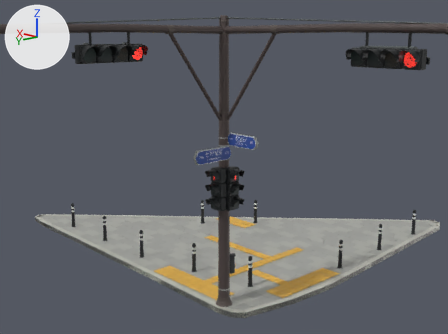
Renders of the Blender file assets/models/goter-crossing/signals.blend from each side of a commit.
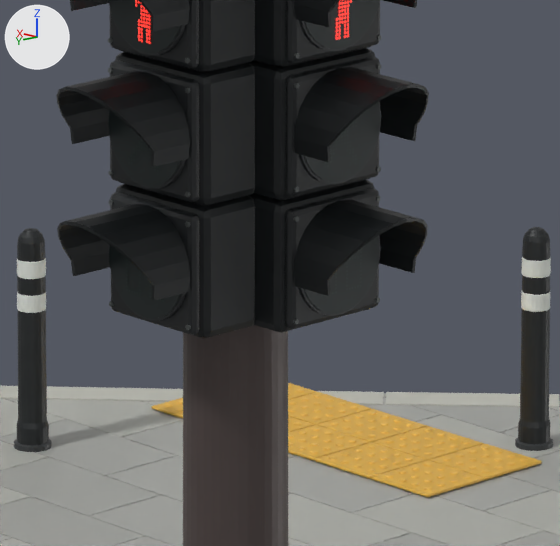
There are two pictures of each version: one from a camera (50 mm lens) standing at (-10.6, 9.91, 6.71) and looking at (-0.06, 0.06, 3.53), one close up on the part from 44% to 58% of the width and 53% to 70% of the height. The lights are fixed; the arrows at upper left show +X, +Y and +Z. The first two pictures are the older version.

In view in the first close-up: '갈색 신호주와 기단 링', '둥근 화강석 연석과 보도 포장', '보행 그림의 점광원과 숫자면', '보행 그림의 점광원과 숫자면.001', '세 칸 보행등과 차광판', '세 칸 보행등과 차광판.001', '황색 점자블록과 유도선', '흰 반사띠 두 줄의 검은 볼라드.008', '흰 반사띠 두 줄의 검은 볼라드.009'.
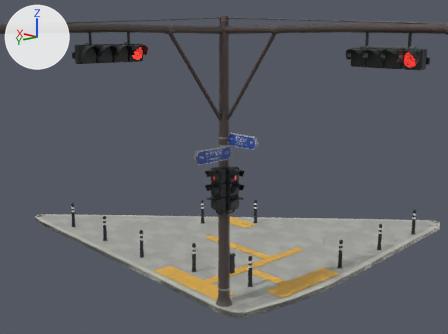
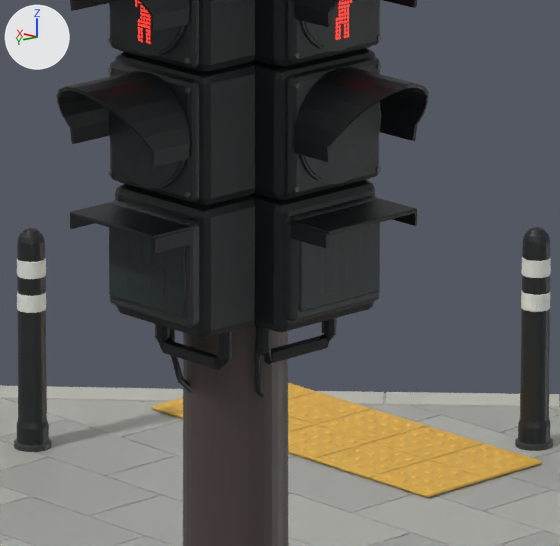
Location of each change, [x1, y1, x2, y2] in pixels of the close-ups (560 x 546 px; the box of a moved part takes in the faces that stretch with it):
'세 칸 보행등과 차광판.001', reshaped, mesh moved
    before: [56, 0, 255, 338]
    after: [56, 0, 255, 393]
'세 칸 보행등과 차광판', reshaped, mesh moved
    before: [248, 0, 429, 333]
    after: [248, 0, 429, 397]
part 1 of me_힌지_나사, moved or reshaped
    before: [185, 297, 380, 330]
    after: [185, 167, 381, 197]
part 2 of me_힌지_나사_001, moved or reshaped
    before: [185, 196, 381, 227]
    after: [185, 64, 381, 93]
part 3 of me_힌지_나사_002, moved or reshaped
    before: [109, 301, 299, 324]
    after: [108, 170, 299, 192]
part 4 of me_힌지_나사_003, moved or reshaped
    before: [109, 200, 299, 222]
    after: [108, 68, 300, 89]
part 5 of me_잔여_시간___검은_다공_렌즈, cut back
    before: [109, 236, 379, 319]
    after: [109, 222, 380, 318]

The change, as a diff of the scene's bpy script:
```diff
--- a/assets/models/goter-crossing/signals.blend.py
+++ b/assets/models/goter-crossing/signals.blend.py
@@ me_힌지_나사 @@
-me_힌지_나사.from_pydata(...)  # 12 vertices, 8 faces; spans x -0.14859..-0.13459, y 0.102..0.111, z 0.05058..0.06271
+me_힌지_나사.from_pydata(...)  # 12 vertices, 8 faces; spans x -0.14859..-0.13459, y 0.102..0.111, z 0.39158..0.40371
+# me_힌지_나사 part 1: the whole mesh is moved by (0.0, 0.0, 0.341)
 me_힌지_나사.materials.append(mat_edge)
@@ me_힌지_나사_001 @@
-me_힌지_나사_001.from_pydata(...)  # 12 vertices, 8 faces; spans x -0.14859..-0.13459, y 0.102..0.111, z 0.31529..0.32742
+me_힌지_나사_001.from_pydata(...)  # 12 vertices, 8 faces; spans x -0.14859..-0.13459, y 0.102..0.111, z 0.65629..0.66842
+# me_힌지_나사_001 part 2: the whole mesh is moved by (0.0, 0.0, 0.341)
 me_힌지_나사_001.materials.append(mat_edge)
@@ me_힌지_나사_002 @@
-me_힌지_나사_002.from_pydata(...)  # 12 vertices, 8 faces; spans x 0.13459..0.14859, y 0.102..0.111, z 0.05058..0.06271
+me_힌지_나사_002.from_pydata(...)  # 12 vertices, 8 faces; spans x 0.13459..0.14859, y 0.102..0.111, z 0.39158..0.40371
+# me_힌지_나사_002 part 3: the whole mesh is moved by (0.0, 0.0, 0.341)
 me_힌지_나사_002.materials.append(mat_edge)
@@ me_힌지_나사_003 @@
-me_힌지_나사_003.from_pydata(...)  # 12 vertices, 8 faces; spans x 0.13459..0.14859, y 0.102..0.111, z 0.31529..0.32742
+me_힌지_나사_003.from_pydata(...)  # 12 vertices, 8 faces; spans x 0.13459..0.14859, y 0.102..0.111, z 0.65629..0.66842
+# me_힌지_나사_003 part 4: the whole mesh is moved by (0.0, 0.0, 0.341)
 me_힌지_나사_003.materials.append(mat_edge)
@@ me_잔여_시간___검은_다공_렌즈 @@
-me_잔여_시간___검은_다공_렌즈.from_pydata(...)  # 80 vertices, 42 faces; spans x -0.135..0.135, y -0.008..0.002, z -0.001..0.269
+me_잔여_시간___검은_다공_렌즈.from_pydata(...)  # 8 vertices, 6 faces; spans x -0.14..0.14, y -0.008..0.002, z 0.026..0.242
+# me_잔여_시간___검은_다공_렌즈 part 5: the whole mesh is rebuilt
 me_잔여_시간___검은_다공_렌즈.materials.append(mat_optic)
@@ col_고터사거리___세_칸_보행등과_차광판 @@
 col_고터사거리___세_칸_보행등과_차광판.objects.link(ob_보행등_1단___뒷덮개)
-col_고터사거리___세_칸_보행등과_차광판.objects.link(ob_보행등_1단___빗물_고무링)
-col_고터사거리___세_칸_보행등과_차광판.objects.link(ob_보행등_1단___렌즈_둘레)
-col_고터사거리___세_칸_보행등과_차광판.objects.link(ob_보행등_1단___원호형_차광판)
+col_고터사거리___세_칸_보행등과_차광판.objects.link(ob_사각_표시창_테두리)
+col_고터사거리___세_칸_보행등과_차광판.objects.link(ob_차광판_윗면)
+col_고터사거리___세_칸_보행등과_차광판.objects.link(ob_차광판_접힌_옆면)
+col_고터사거리___세_칸_보행등과_차광판.objects.link(ob_차광판_접힌_옆면_001)
+col_고터사거리___세_칸_보행등과_차광판.objects.link(ob_하부_고정대)
+col_고터사거리___세_칸_보행등과_차광판.objects.link(ob_아래로_휘어지는_검은_인입선)
+col_고터사거리___세_칸_보행등과_차광판.objects.link(ob_보행등_2단___뒷덮개)
+col_고터사거리___세_칸_보행등과_차광판.objects.link(ob_보행등_2단___빗물_고무링)
+col_고터사거리___세_칸_보행등과_차광판.objects.link(ob_보행등_2단___렌즈_둘레)
+col_고터사거리___세_칸_보행등과_차광판.objects.link(ob_보행등_2단___원호형_차광판)
 col_고터사거리___세_칸_보행등과_차광판.objects.link(ob_힌지_나사)
@@ col_고터사거리___세_칸_보행등과_차광판 @@
 col_고터사거리___세_칸_보행등과_차광판.objects.link(ob_힌지_나사_003)
-col_고터사거리___세_칸_보행등과_차광판.objects.link(ob_보행등_2단___뒷덮개)
-col_고터사거리___세_칸_보행등과_차광판.objects.link(ob_보행등_2단___빗물_고무링)
-col_고터사거리___세_칸_보행등과_차광판.objects.link(ob_보행등_2단___렌즈_둘레)
-col_고터사거리___세_칸_보행등과_차광판.objects.link(ob_보행등_2단___원호형_차광판)
+col_고터사거리___세_칸_보행등과_차광판.objects.link(ob_보행등_3단___뒷덮개)
+col_고터사거리___세_칸_보행등과_차광판.objects.link(ob_보행등_3단___빗물_고무링)
+col_고터사거리___세_칸_보행등과_차광판.objects.link(ob_보행등_3단___렌즈_둘레)
+col_고터사거리___세_칸_보행등과_차광판.objects.link(ob_보행등_3단___원호형_차광판)
 col_고터사거리___세_칸_보행등과_차광판.objects.link(ob_힌지_나사_004)
@@ col_고터사거리___세_칸_보행등과_차광판 @@
 col_고터사거리___세_칸_보행등과_차광판.objects.link(ob_힌지_나사_007)
-col_고터사거리___세_칸_보행등과_차광판.objects.link(ob_보행등_3단___뒷덮개)
-col_고터사거리___세_칸_보행등과_차광판.objects.link(ob_보행등_3단___빗물_고무링)
-col_고터사거리___세_칸_보행등과_차광판.objects.link(ob_보행등_3단___렌즈_둘레)
-col_고터사거리___세_칸_보행등과_차광판.objects.link(ob_보행등_3단___원호형_차광판)
-col_고터사거리___세_칸_보행등과_차광판.objects.link(ob_힌지_나사_008)
-col_고터사거리___세_칸_보행등과_차광판.objects.link(ob_힌지_나사_009)
-col_고터사거리___세_칸_보행등과_차광판.objects.link(ob_힌지_나사_010)
-col_고터사거리___세_칸_보행등과_차광판.objects.link(ob_힌지_나사_011)
 col_고터사거리___세_칸_보행등과_차광판.objects.link(ob_후면_행거)
@@ ob_보행등_1단___빗물_고무링 @@
-ob_보행등_1단___빗물_고무링 = bpy.data.objects.new('보행등 1단 · 빗물 고무링', me_보행등_1단___빗물_고무링)
@@ ob_보행등_1단___렌즈_둘레 @@
-ob_보행등_1단___렌즈_둘레 = bpy.data.objects.new('보행등 1단 · 렌즈 둘레', me_보행등_1단___렌즈_둘레)
@@ ob_보행등_1단___원호형_차광판 @@
-ob_보행등_1단___원호형_차광판 = bpy.data.objects.new('보행등 1단 · 원호형 차광판', me_보행등_1단___원호형_차광판)
@@ ob_힌지_나사_008 @@
-ob_힌지_나사_008 = bpy.data.objects.new('힌지 나사.008', me_힌지_나사_008)
@@ ob_힌지_나사_009 @@
-ob_힌지_나사_009 = bpy.data.objects.new('힌지 나사.009', me_힌지_나사_009)
@@ ob_힌지_나사_010 @@
-ob_힌지_나사_010 = bpy.data.objects.new('힌지 나사.010', me_힌지_나사_010)
@@ ob_힌지_나사_011 @@
-ob_힌지_나사_011 = bpy.data.objects.new('힌지 나사.011', me_힌지_나사_011)
@@ ob_잔여_시간___검은_다공_렌즈 @@
 ob_잔여_시간___검은_다공_렌즈.location = (0.0, 0.0, 0.0)
+_m = ob_잔여_시간___검은_다공_렌즈.modifiers.new('가공한 모서리', 'BEVEL')
+_m.width = 0.006
+_m.width_pct = 0.006
+_m.segments = 2
@@ ob_하부_고정대 @@
+ob_하부_고정대 = bpy.data.objects.new('하부 고정대', me_하부_고정대)  # 48 vertices, 42 faces; spans x -0.134..0.134, y -0.059..-0.021, z -0.095..0.033; in mat_shade (black #1a1e20)
+ob_하부_고정대.location = (0.0, 0.0, 0.0)
@@ ob_차광판_접힌_옆면_001 @@
+ob_차광판_접힌_옆면_001 = bpy.data.objects.new('차광판 접힌 옆면.001', me_차광판_접힌_옆면_001)  # a box spanning x 0.15..0.158, y 0.105..0.232, z 0.274..0.311; in mat_shade (black #1a1e20)
+ob_차광판_접힌_옆면_001.location = (0.0, 0.0, 0.0)
@@ ob_사각_표시창_테두리 @@
+ob_사각_표시창_테두리 = bpy.data.objects.new('사각 표시창 테두리', me_사각_표시창_테두리)  # a box spanning x -0.152..0.152, y 0.058..0.112, z 0.054..0.324; in mat_rim (dark grey #303335); modifiers BEVEL
+ob_사각_표시창_테두리.location = (0.0, 0.0, 0.0)
@@ ob_차광판_접힌_옆면 @@
+ob_차광판_접힌_옆면 = bpy.data.objects.new('차광판 접힌 옆면', me_차광판_접힌_옆면)  # a box spanning x -0.158..-0.15, y 0.105..0.232, z 0.274..0.311; in mat_shade (black #1a1e20)
+ob_차광판_접힌_옆면.location = (0.0, 0.0, 0.0)
@@ ob_차광판_윗면 @@
+ob_차광판_윗면 = bpy.data.objects.new('차광판 윗면', me_차광판_윗면)  # a box spanning x -0.154..0.154, y 0.093..0.237, z 0.307..0.319; in mat_shade (black #1a1e20); modifiers BEVEL
+ob_차광판_윗면.location = (0.0, 0.0, 0.0)
@@ ob_아래로_휘어지는_검은_인입선 @@
+ob_아래로_휘어지는_검은_인입선 = bpy.data.objects.new('아래로 휘어지는 검은 인입선', me_아래로_휘어지는_검은_인입선)  # 48 vertices, 42 faces; spans x -0.038..0.12, y -0.198..-0.051, z -0.216..0.013; in mat_rubber (black #222527)
+ob_아래로_휘어지는_검은_인입선.location = (0.0, 0.0, 0.0)
```
